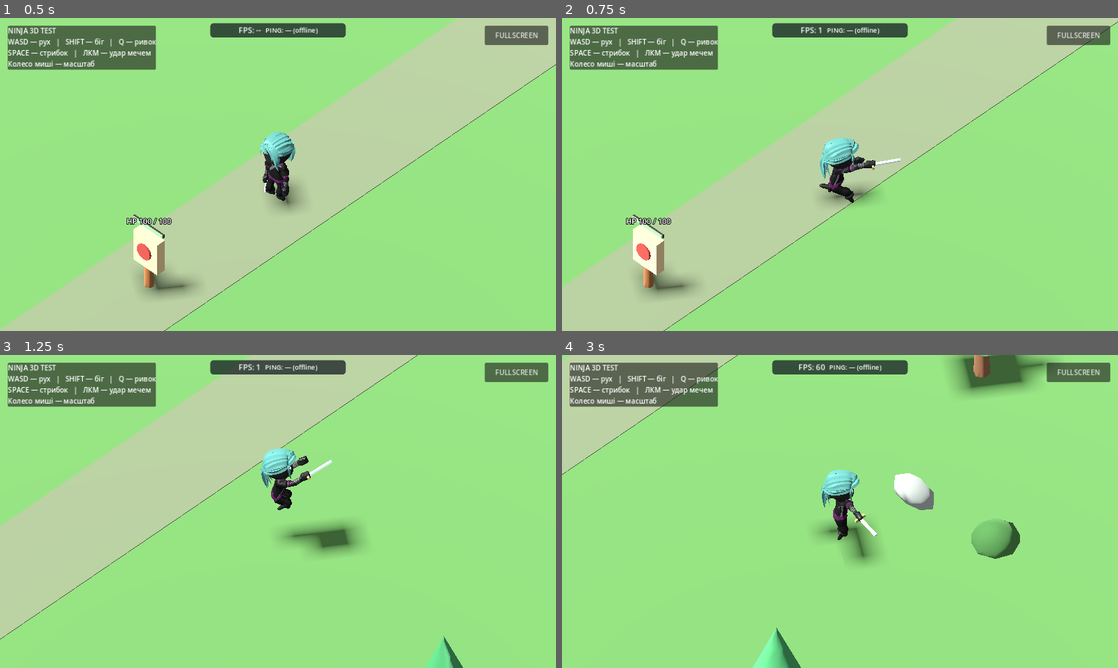
Above: before the commit, frames 1-4 (two rows, left to right).
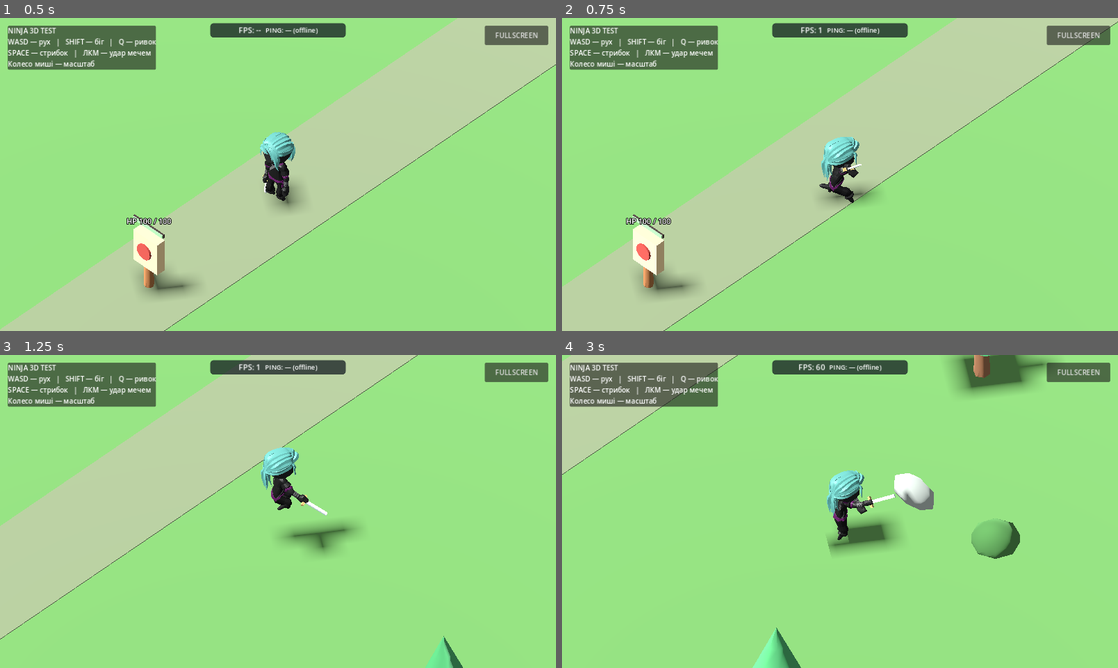
Above: after the commit, the same moments.

Repository: levian47/riskfate-3d-pro
Game: Godot game, scene res://main.tscn
The game is run twice, just before and just after one commit, with the same random seed, the same clock (stepped at 60 frames per second) and the same inputs.
Inputs (mouse positions are in pixels of both pictures, inside the frame that each line leads up to):
- Up to frame 1 (0.5 s): no input
- Up to frame 2 (0.75 s): tap Enter at 0.5 s; move the mouse to (962, 158) at 0.52 s; hold D from 0.53 s (still down); hold Shift from 0.53 s (still down); click (962, 158) at 0.67 s
- Up to frame 3 (1.25 s): keep holding D; keep holding Shift; tap Space at 0.77 s
- Up to frame 4 (3 s): release D at 1.25 s; release Shift at 1.25 s; drag from (728, 527) to (812, 574) at 1.27 s; move the mouse to (895, 442) at 2.02 s; hold D 2.03-2.75 s; hold Shift 2.03-2.75 s; drag from (812, 574) to (673, 464) at 2.77 s

Frame 1 is identical in both runs. In frame 2, 0.6% of the frame differs, in the area x 46-61%, y 38-56%; in frame 3, 1.1%; in frame 4, 2.0%, in the area x 45-64%, y 36-67%.

Commit message:
fix: use only the former back-facing sword slash animation

Diff:
--- a/main.gd
+++ b/main.gd
@@ -31,9 +31,6 @@
 const SWORD_ARC_START_HEIGHT := 0.78
 const SWORD_ARC_END_HEIGHT := 0.22
 const SWORD_ARC_SWEEP_ANGLE := 65.0
-# The imported frontal clip contains an opposite-direction preparation phase.
-# Start from the cutting pose instead; back-facing clip keeps its full motion.
-const FRONT_SLASH_SEEK_FRACTION := 0.32
 # Prototype combat parameters. Not approved balance values.
 const TRAINING_HIT_DAMAGE := 25
 const TRAINING_HIT_REACH := 3.1
@@ -261,18 +258,6 @@
 	attack_duration = animator.get_animation(clip_name).length / ATTACK_SPEED
 	attack_time_left = attack_duration
 	attack_hit_pending = true
-	# Screen-right is the camera X axis. Pick the reverse local swing when
-	# the hero's right-side axis projects toward the left of the screen.
-	# This also works when changing directions during ordinary movement.
-	var camera_right := camera.global_transform.basis.x
-	var hero_right := visual.global_transform.basis.x
-	var use_mirror := camera_right.dot(hero_right) < 0.0
-	# The front cut starts in its right-hand pose with no reverse windup.
-	# Keep the previously accepted fade on the back-facing swing.
-	var attack_layer := (animation_tree.tree_root as AnimationNodeBlendTree).get_node("Attack") as AnimationNodeOneShot
-	attack_layer.fadein_time = 0.06 if use_mirror else 0.0
-	animation_tree.set("parameters/SwordDirection/blend_amount", 1.0 if use_mirror else 0.0)
-	animation_tree.set("parameters/AttackSeek/seek_request", 0.0 if use_mirror else animator.get_animation("combat/WideSwordSlash").length * FRONT_SLASH_SEEK_FRACTION)
 	animation_tree.set("parameters/Attack/request", AnimationNodeOneShot.ONE_SHOT_REQUEST_FIRE)
 
 
@@ -372,7 +357,7 @@
 	return ""
 
 
-func _make_wider_sword_slash(source_name: String, model: Node, mirrored: bool = false) -> String:
+func _make_wider_sword_slash(source_name: String, model: Node) -> String:
 	# Preserve the imported source. First widen the upper arm as before,
 	# then solve the right-shoulder rotation for a near-horizontal sword tip.
 	var source := animator.get_animation(source_name)
@@ -410,18 +395,16 @@
 	if arm_track < 0:
 		return ""
 	var lib := AnimationLibrary.new()
-	var clip_name := "WideSwordSlashMirror" if mirrored else "WideSwordSlash"
-	var library_name := "combat_mirror" if mirrored else "combat"
+	var clip_name := "WideSwordSlash"
+	var library_name := "combat"
 	if lib.add_animation(clip_name, wide) != OK:
 		return ""
 	if animator.add_animation_library(library_name, lib) != OK:
 		return ""
 
 	# AnimationPlayer.seek() gives the REAL post-import Godot bone pose.
-	# Aim the tip of the existing 1.305-unit test blade on a forward,
-	# almost horizontal sword sweep from the character's right side to left
-	# (screen-right to screen-left while facing the +Z training target),
-	# with a small downward gradient.
+	# Keep the back-facing horizontal swing previously used by the game.
+	# This one local-space clip is not corrected per camera orientation.
 	var key_times: Array[float] = []
 	var shoulder_rotations: Array[Quaternion] = []
 	var previous_pose := Quaternion.IDENTITY
@@ -439,8 +422,7 @@
 		if radius < 0.5:
 			continue
 		var progress := smoothstep(0.14, 0.59, fraction)
-		var arc_direction := -1.0 if mirrored else 1.0
-		var horizontal_angle := deg_to_rad(lerpf(SWORD_ARC_SWEEP_ANGLE * arc_direction, -SWORD_ARC_SWEEP_ANGLE * arc_direction, progress))
+		var horizontal_angle := deg_to_rad(lerpf(-SWORD_ARC_SWEEP_ANGLE, SWORD_ARC_SWEEP_ANGLE, progress))
 		var desired_height := lerpf(SWORD_ARC_START_HEIGHT, SWORD_ARC_END_HEIGHT, progress)
 		desired_height = clampf(desired_height, -radius * 0.95, radius * 0.95)
 		var horizontal_length := sqrt(maxf(0.001, radius * radius - desired_height * desired_height))
@@ -507,26 +489,16 @@
 	if attack_clip_name.is_empty():
 		push_error("SwordSlash clip missing")
 		return
-	# The same fixed local-space swing can appear reversed when the hero turns
-	# relative to the isometric camera. Author both directions once and choose
-	# which clip travels right-to-left ON SCREEN at the moment of each attack.
+	# Use the same sword slash every time, irrespective of hero rotation.
 	var wide_clip_name := _make_wider_sword_slash(attack_clip_name, model)
-	var mirror_clip_name := _make_wider_sword_slash(attack_clip_name, model, true)
-	if wide_clip_name.is_empty() or mirror_clip_name.is_empty():
-		push_error("Could not build both sword swing direction variants")
+	if wide_clip_name.is_empty():
+		push_error("Could not build sword slash animation")
 		return
 	attack_clip_name = wide_clip_name
 	var attack_clip := animator.get_animation(attack_clip_name)
 	var attack_node := AnimationNodeAnimation.new()
 	attack_node.animation = attack_clip_name
-	var mirror_node := AnimationNodeAnimation.new()
-	mirror_node.animation = mirror_clip_name
-	# A Blend2 selector avoids a state-transition restart during the slash.
-	# Amount 0 = normal, 1 = mirrored. OneShot owns the attack lifecycle.
-	var swing_direction := AnimationNodeBlend2.new()
-	swing_direction.sync = false
 	var attack_speed := AnimationNodeTimeScale.new()
-	var attack_seek := AnimationNodeTimeSeek.new()
 	var attack_layer := AnimationNodeOneShot.new()
 	attack_layer.fadein_time = 0.06
 	attack_layer.fadeout_time = 0.10
@@ -545,15 +517,9 @@
 		return
 
 	root.add_node("SwordSlash", attack_node)
-	root.add_node("SwordSlashMirror", mirror_node)
-	root.add_node("SwordDirection", swing_direction)
-	root.connect_node("SwordDirection", 0, "SwordSlash")
-	root.connect_node("SwordDirection", 1, "SwordSlashMirror")
 	root.add_node("AttackSpeed", attack_speed)
-	root.add_node("AttackSeek", attack_seek)
 	root.add_node("Attack", attack_layer)
-	root.connect_node("AttackSeek", 0, "SwordDirection")
-	root.connect_node("AttackSpeed", 0, "AttackSeek")
+	root.connect_node("AttackSpeed", 0, "SwordSlash")
 	root.connect_node("Attack", 0, "Locomotion")
 	root.connect_node("Attack", 1, "AttackSpeed")
 	root.connect_node("output", 0, "Attack")
@@ -566,7 +532,6 @@
 	animator.stop()
 	animation_tree.active = true
 	animation_tree.set("parameters/AttackSpeed/scale", ATTACK_SPEED)
-	animation_tree.set("parameters/SwordDirection/blend_amount", 0.0)
 	_set_locomotion("Idle")
 
 
